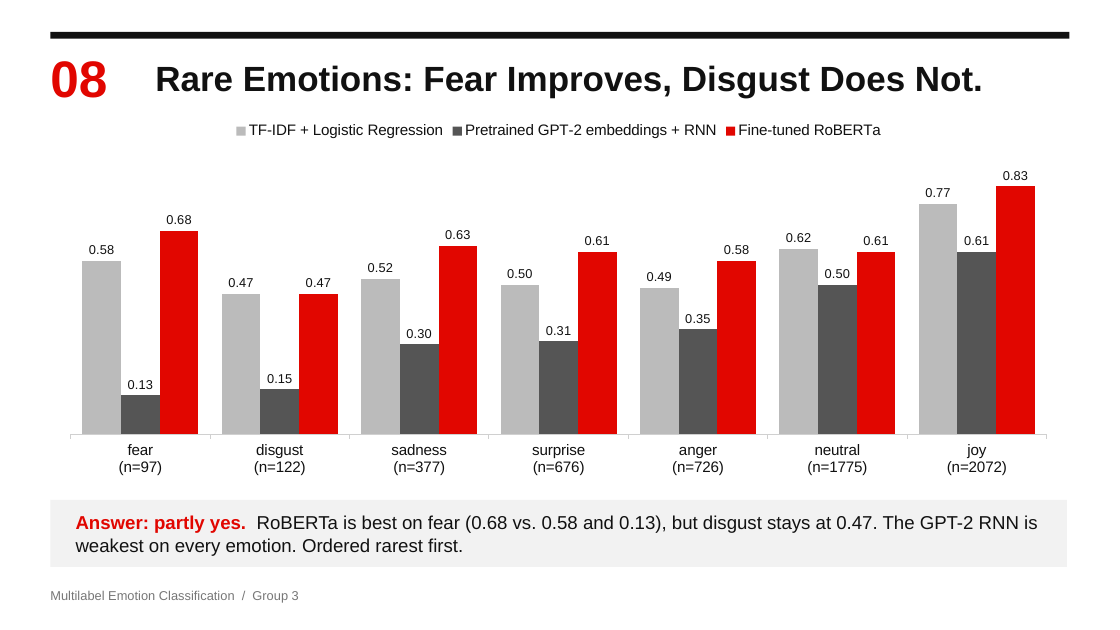
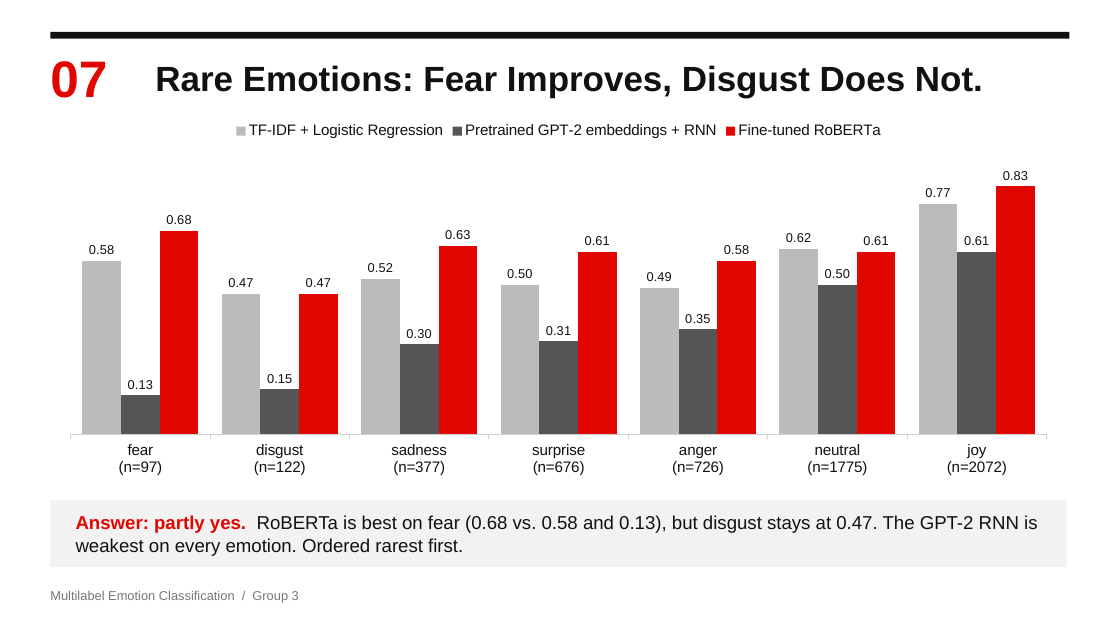
Before and after one commit to Ephab/NLP-Project, a slide deck: slide 7 of Emotion_Classification_Presentation.pptx (slide 8 before the commit). Drawn at 1120x630 pixels with LibreOffice and Linux fonts; fonts in the diff are those of the drawing. Boxes give left, top, right and bottom in pixels: in the first picture for what was removed or moved away, otherwise in the second. Text is boxed around its words. In the diff, an @@ line names an element or a change of style, - is before the commit and + after.

```diff
--- a/Emotion_Classification_Presentation.pptx
+++ b/Emotion_Classification_Presentation.pptx
@@ text at box(50, 61, 107, 98): text changed @@
-08
+07
```
Also in this commit, not shown: 7 other slides changed, 1 slide removed, 2 other files.
